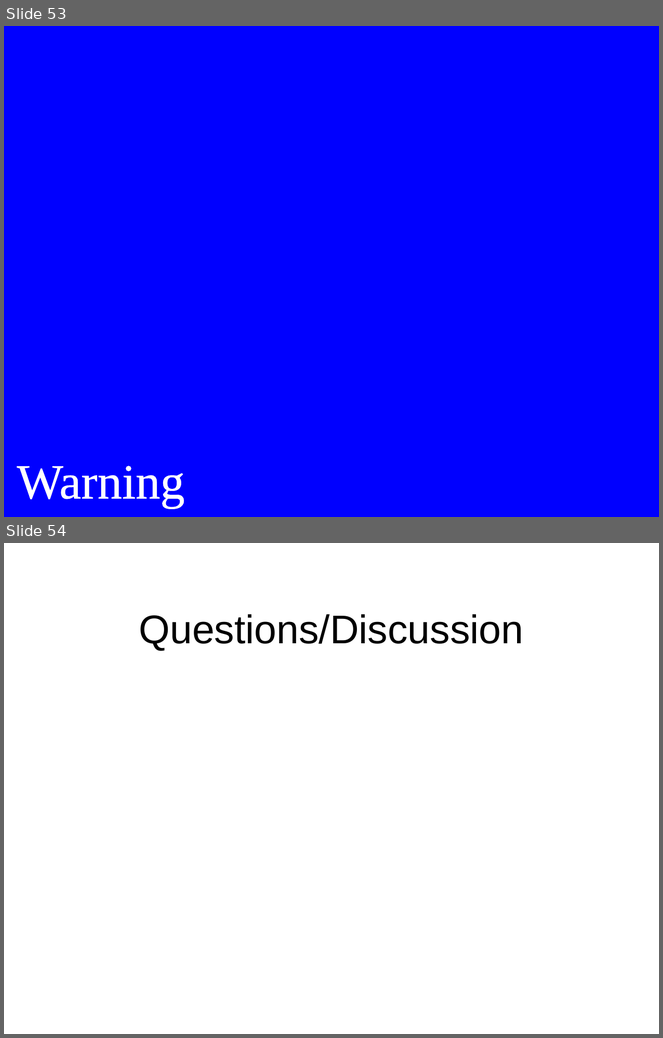
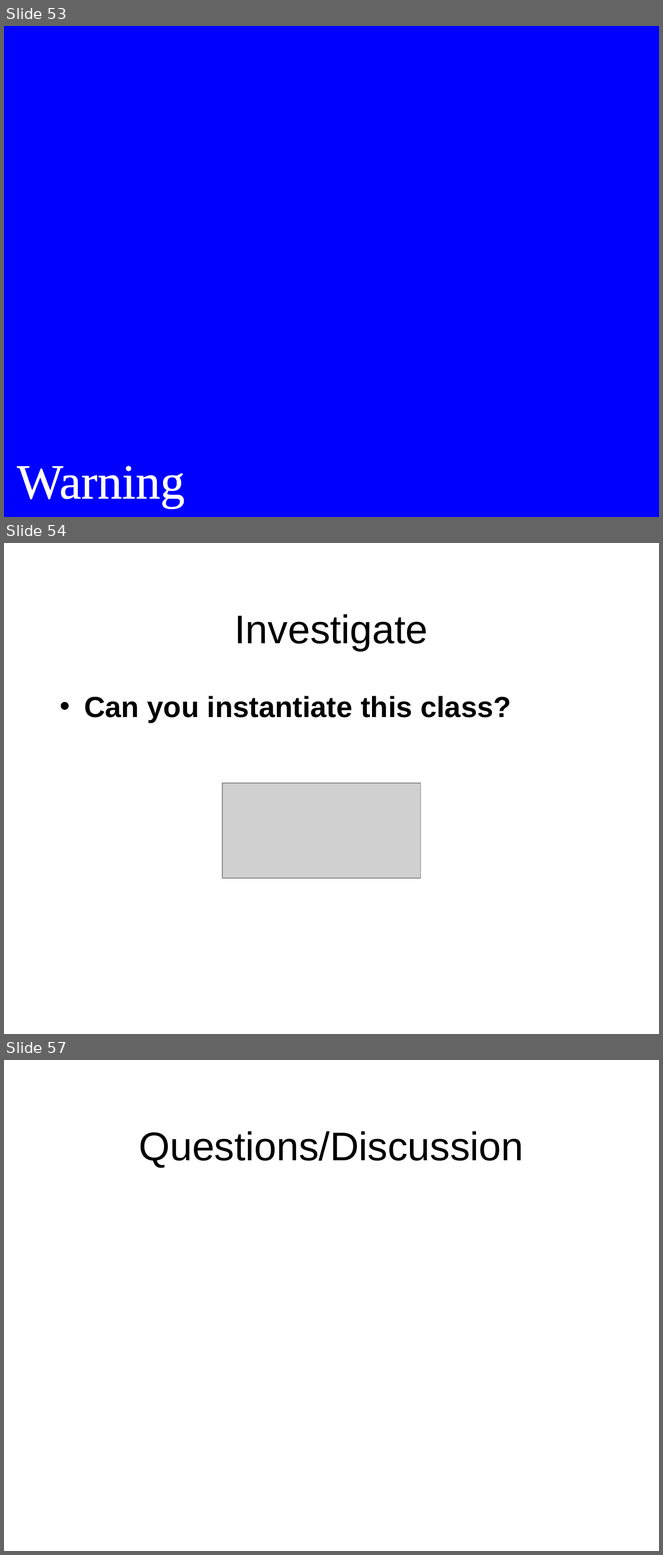
Before and after one commit to octaviordz/zjnu2017.github.io, a slide deck: OOP/lectures/120--Network.Programming.pptx. Shown one above the other, each under a label of ours: slides 53 and 54 before the commit, slides 53, 54 and 57 after it; the slides between them are not shown. The pictures are 663x1038 and 663x1555 pixels, drawn with LibreOffice and Linux fonts; fonts in the diff are those of the drawing; grey boxes stand for pictures; background and template pictures are left out. Boxes give left, top, right and bottom in pixels: in the first picture for what was removed or moved away, otherwise in the second. Text is boxed around its words. In the diff, an @@ line names an element or a change of style, - is before the commit and + after.

```diff
--- a/OOP/lectures/120--Network.Programming.pptx
+++ b/OOP/lectures/120--Network.Programming.pptx
@@ slide 54 added at (4, 543, 659, 1034), background #FFFFFF @@
@@ title added at (235, 614, 428, 651), 44 pt, text #000000 @@
+Investigate
@@ text added at (84, 696, 511, 723), 32 pt, text #000000, bold @@
+• Can you instantiate this class?
@@ picture added at (222, 783, 421, 878) @@
@@ what was slide 54 is now slide 57 @@
```
Also in this commit, not shown: 2 other slides added, 1 other file.
